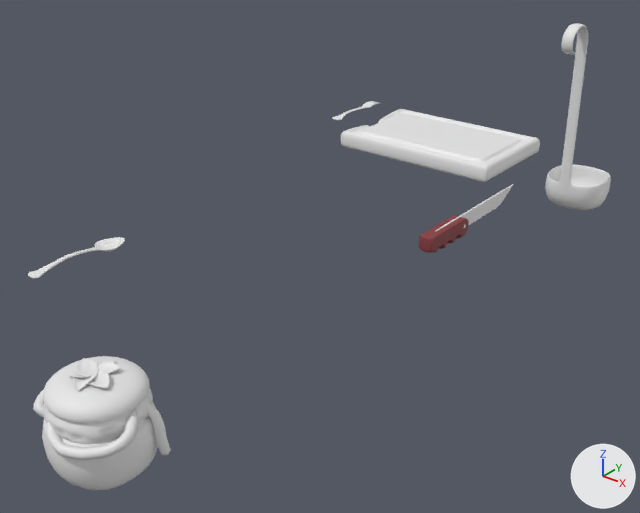
Renders of the FBX model Assets/Models/Food/GrenadeFarcie.FBX from each side of a commit.
Camera for both pictures: a 50 mm lens placed at (14.23, -9.81, 12.75), pointed at (0.62, 7.2, 2.2). The lights are fixed; the arrows at lower right show +X, +Y and +Z. Where no turn or scale is listed for an object, it has been applied to the vertices.

Names of what the first picture shows: 'CouteauManche', 'Cube.004', 'Cuillère', 'Fourchette', 'Louche', 'PlancheDecoupe'.
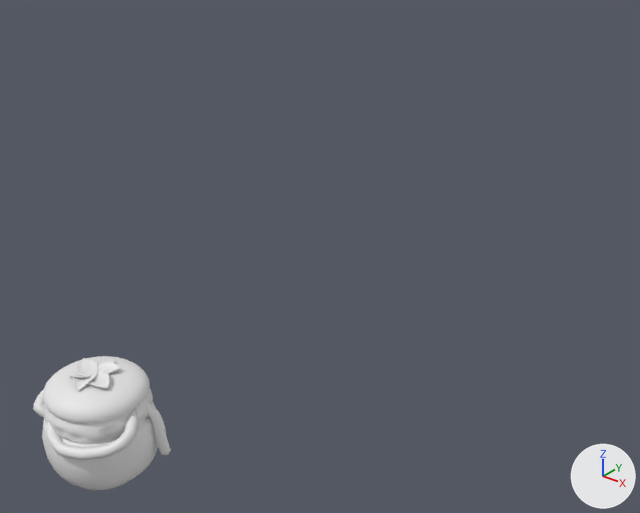
The newer file is also rescaled (x3.0) as a whole; pictures and numbers use the older file's frame.

Changed parts and their boxes (x1, y1, x2, y2) in the pictures (640 x 513 px):
```json
{"object": "PlancheDecoupe", "change": "deleted", "before": [341, 109, 540, 182]}
{"object": "Louche", "change": "deleted", "before": [545, 23, 611, 210]}
{"object": "CouteauManche", "change": "deleted", "before": [419, 184, 514, 253], "faces in mat_manchecouteau (red #86393d)": [419, 215, 469, 253], "faces in mat_lame (white #e7e7e7)": [436, 184, 514, 231]}
{"object": "Cuillère", "change": "deleted", "before": [28, 237, 125, 278]}
{"object": "Fourchette", "change": "deleted", "before": [332, 101, 379, 121]}
```

The change, as JSON lines over the scene's bpy script:
```json
{"op": "remove", "block": "ob_fourchette", "code": ["ob_fourchette = bpy.data.objects.new('Fourchette', me_cube_005)", "ob_fourchette.location = (-4.54, 15.53, 3.36)"]}
{"op": "remove", "block": "ob_planchedecoupe", "code": ["ob_planchedecoupe = bpy.data.objects.new('PlancheDecoupe', me_cube_003)", "ob_planchedecoupe.location = (-0.29, 14.66, 3.32)"]}
{"op": "remove", "block": "ob_louche", "code": ["ob_louche = bpy.data.objects.new('Louche', me_cube_002)", "ob_louche.location = (4.6, 14.66, 3.32)"]}
{"op": "remove", "block": "ob_couteaumanche", "code": ["ob_couteaumanche = bpy.data.objects.new('CouteauManche', me_cube)", "ob_couteaumanche.location = (2.77, 10.31, 2.46)"]}
{"op": "remove", "block": "ob_cuillère", "code": ["ob_cuillère = bpy.data.objects.new('Cuillère', me_cube_006)", "ob_cuillère.location = (-1.89, 1.58, 3.66)"]}
```
